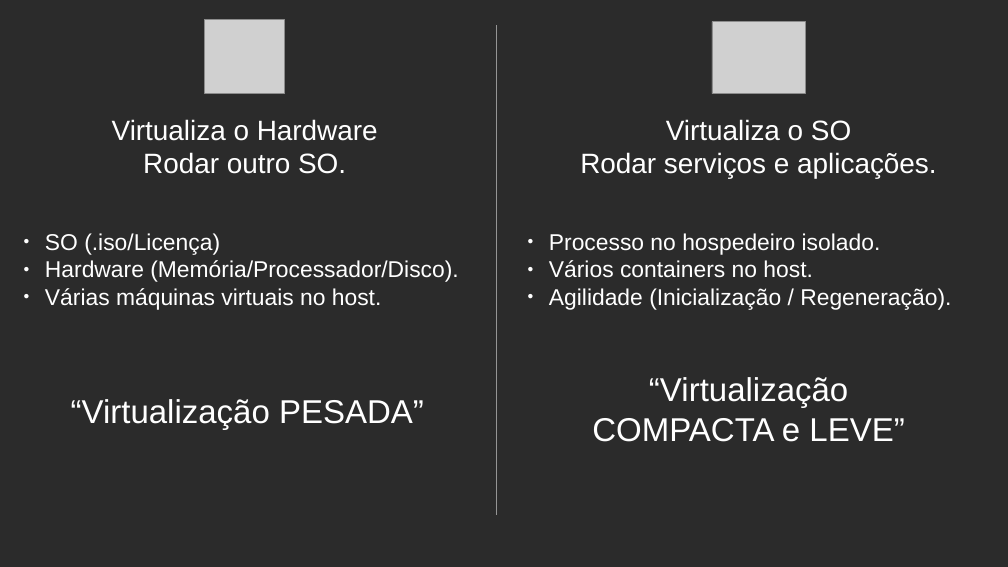
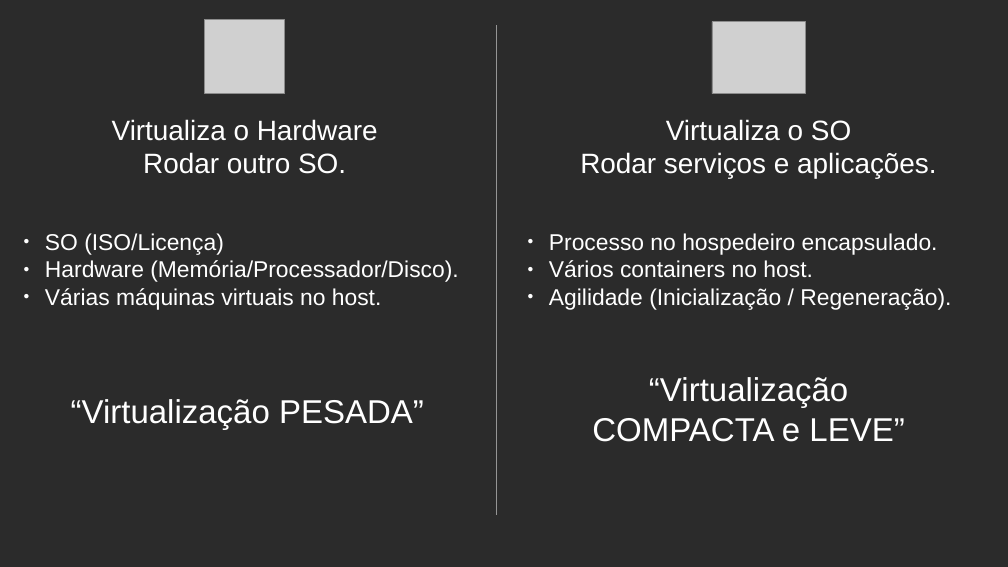
Before and after one commit to celsonery/kubernetes-docs, a slide deck: slide 3 of apresentacao_docker_kubernetes/apresentacao.odp. Drawn at 1008x567 pixels with LibreOffice and Linux fonts; fonts in the diff are those of the drawing; grey boxes stand for pictures; background and template pictures are left out; a plain dark background stands for a picture behind light text. Boxes give left, top, right and bottom in pixels: in the first picture for what was removed or moved away, otherwise in the second. Text is boxed around its words. In the diff, an @@ line names an element or a change of style, - is before the commit and + after.

```diff
--- a/apresentacao_docker_kubernetes/apresentacao.odp
+++ b/apresentacao_docker_kubernetes/apresentacao.odp
@@ text at (45, 233, 224, 255): text changed @@
-● SO (.iso/Licença)
+● SO (ISO/Licença)
@@ text at (549, 233, 938, 255): text changed @@
-● Processo no hospedeiro isolado.
+● Processo no hospedeiro encapsulado.
```
Also in this commit, not shown: 2 other slides changed.
